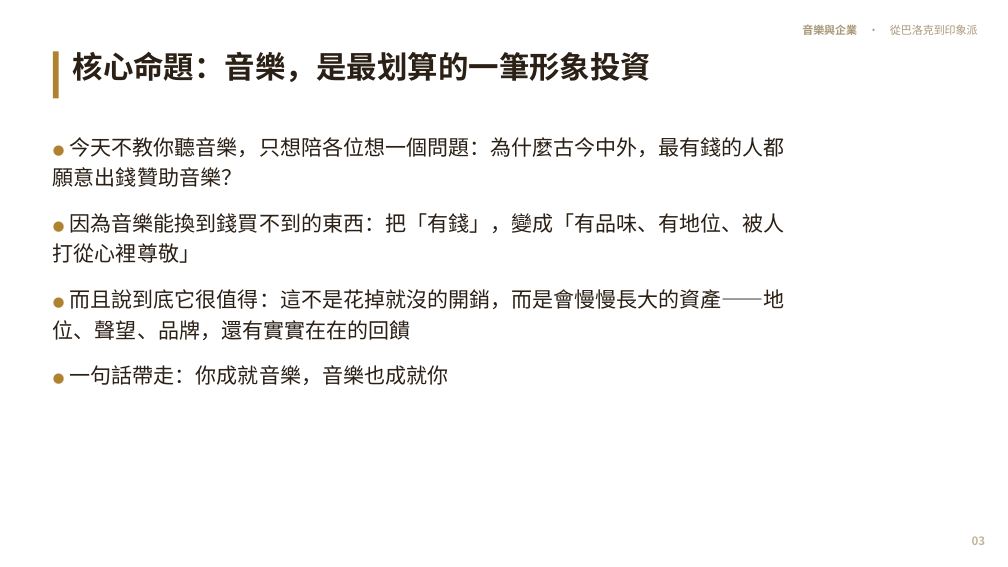
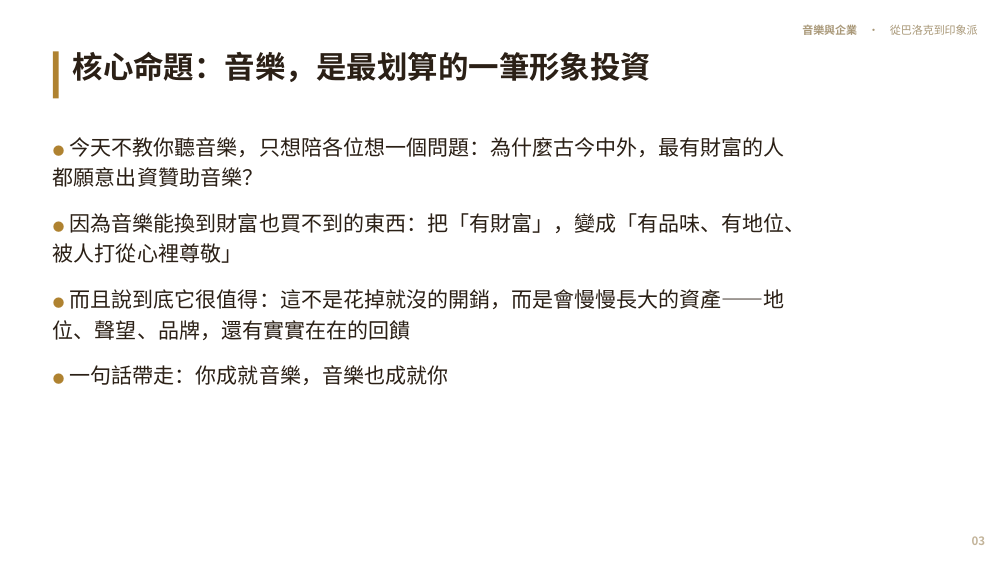
Before and after one commit to kblab2024/music-business-lecture, a slide deck: slide 3 of docs/downloads/音樂與企業-投影片.pptx. Drawn at 1008x567 pixels with LibreOffice and Linux fonts; fonts in the diff are those of the drawing. Boxes give left, top, right and bottom in pixels: in the first picture for what was removed or moved away, otherwise in the second. Text is boxed around its words. In the diff, an @@ line names an element or a change of style, - is before the commit and + after.

```diff
--- a/docs/downloads/音樂與企業-投影片.pptx
+++ b/docs/downloads/音樂與企業-投影片.pptx
@@ text at [53,137,806,263]: text changed @@
-● 今天不教你聽音樂，只想陪各位想一個問題：為什麼古今中外，最有錢的人都願意出錢贊助音樂？
-● 因為音樂能換到錢買不到的東西：把「有錢」，變成「有品味、有地位、被人打從心裡尊敬」
+● 今天不教你聽音樂，只想陪各位想一個問題：為什麼古今中外，最有財富的人都願意出資贊助音樂？
+● 因為音樂能換到財富也買不到的東西：把「有財富」，變成「有品味、有地位、被人打從心裡尊敬」
```
Also in this commit, not shown: 28 other slides changed, 7 other files.
